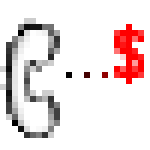
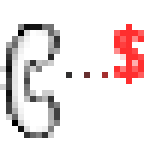
Revision of a layered 150×150 image; what changed, layer by layer:
"...$": opacity 100% → 82% over [66, 24, 144, 84]
painted on "New Layer#1" over [12, 30, 54, 126]
painted on "New Layer#2" over [6, 18, 36, 60]
